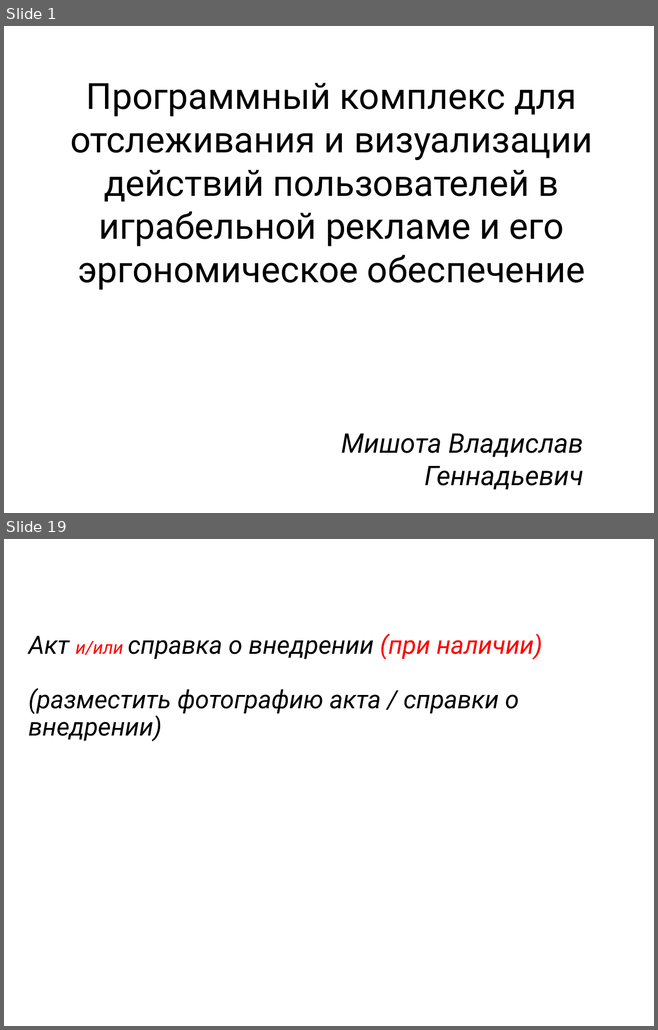
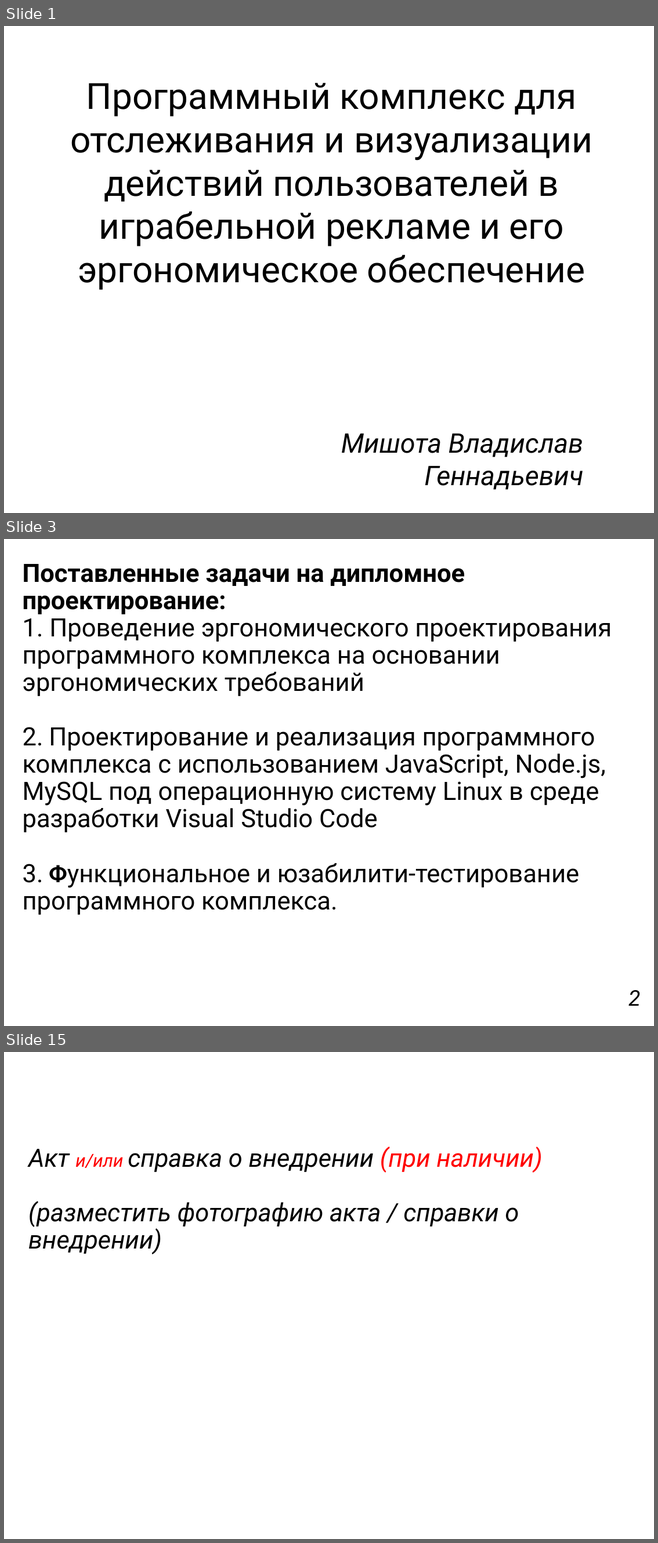
Before and after one commit to Vishota/diplom, a slide deck: презентация.pptx. Shown one above the other, each under a label of ours: slides 1 and 19 before the commit, slides 1, 3 and 15 after it; the slides between them are not shown. The pictures are 658x1030 and 658x1543 pixels, drawn with LibreOffice and Linux fonts; fonts in the diff are those of the drawing. Boxes give left, top, right and bottom in pixels: in the first picture for what was removed or moved away, otherwise in the second. Text is boxed around its words. In the diff, an @@ line names an element or a change of style, - is before the commit and + after.

```diff
--- a/презентация.pptx
+++ b/презентация.pptx
@@ slide 3 added at (4, 539, 654, 1026), background #FFFFFF @@
@@ title added at (23, 564, 611, 915), 28 pt, text #000000 @@
+Поставленные задачи на дипломное проектирование:
+1. Проведение эргономического проектирования программного комплекса на основании эргономических требований
+2. Проектирование и реализация программного комплекса с использованием JavaScript, Node.js, MySQL под операционную систему Linux в среде разработки Visual Studio Code
+3. Функциональное и юзабилити-тестирование программного комплекса.
@@ text added at (628, 990, 640, 1006), 24 pt, text #000000, italic @@
+2
@@ what was slide 19 is now slide 15 @@
```
Also in this commit, not shown: 6 slides changed, 6 other slides added, 11 slides removed, 6 other files.
